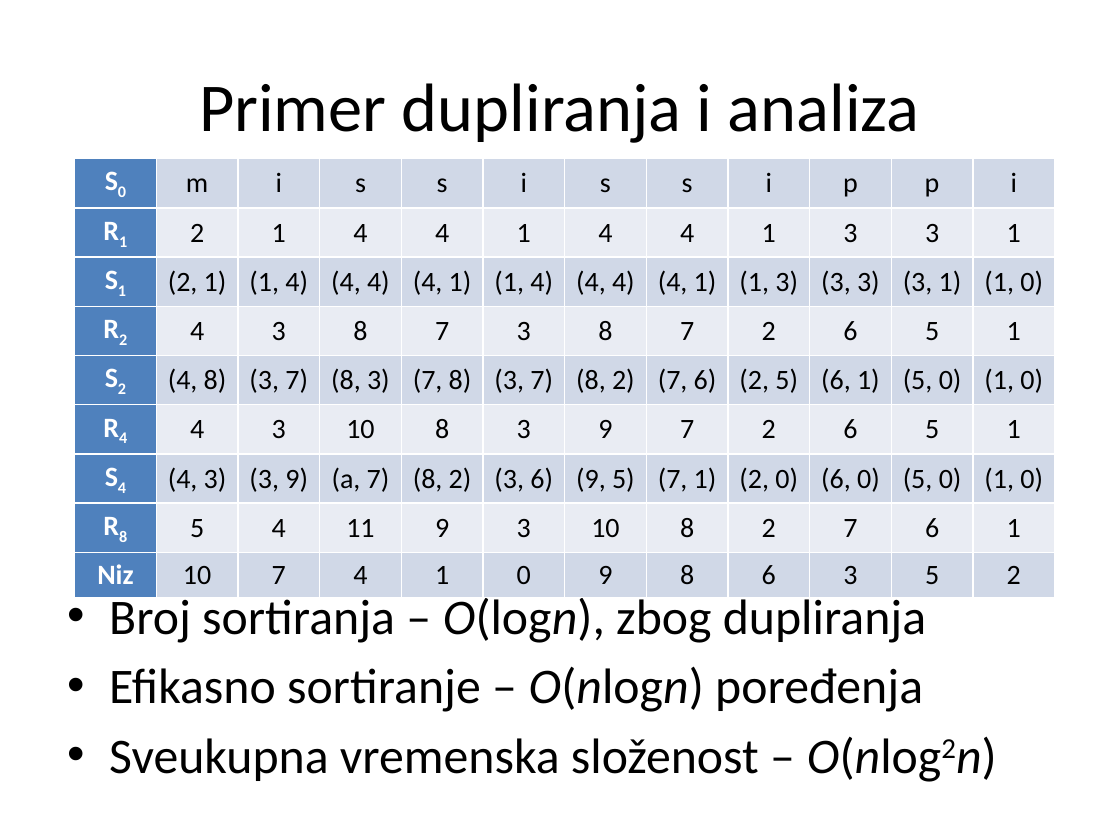
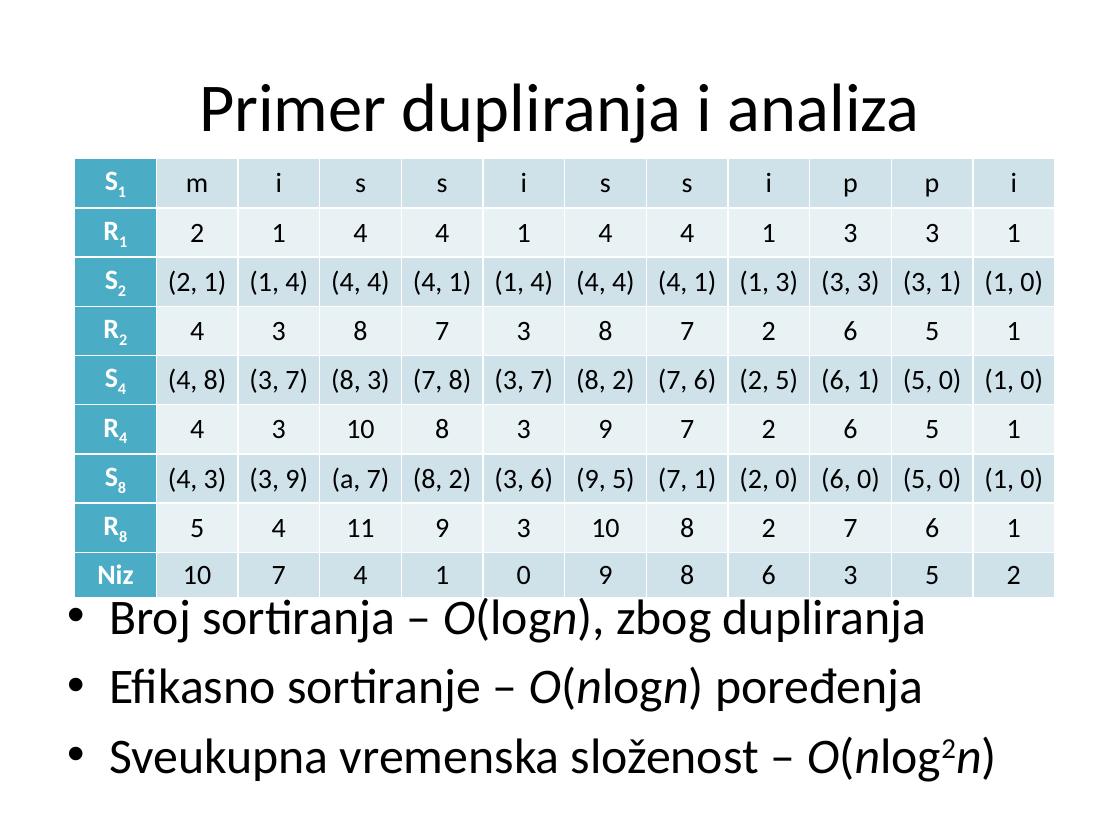
Before and after one commit to matfija/Sufiksni-niz, a slide deck: slide 12 of seminar/sufiksni.pptx. Drawn at 1120x840 pixels with LibreOffice and Linux fonts; fonts in the diff are those of the drawing. Boxes give left, top, right and bottom in pixels: in the first picture for what was removed or moved away, otherwise in the second. Text is boxed around its words. In the diff, an @@ line names an element or a change of style, - is before the commit and + after.

```diff
--- a/seminar/sufiksni.pptx
+++ b/seminar/sufiksni.pptx
@@ table at [75,159,1056,589] @@
-row 1, column 1: S0
+row 1, column 1: S1
-row 3, column 1: S1
+row 3, column 1: S2
-row 5, column 1: S2
+row 5, column 1: S4
-row 7, column 1: S4
+row 7, column 1: S8
@@ fill #4F81BD to #4BACC6 in 9 cells @@
@@ fill #D0D8E8 to #D0E3EA in 55 cells @@
@@ fill #E9EDF4 to #E9F1F5 in 44 cells @@
```
Also in this commit, not shown: 4 other slides changed, 4 slides added, 4 other files.
